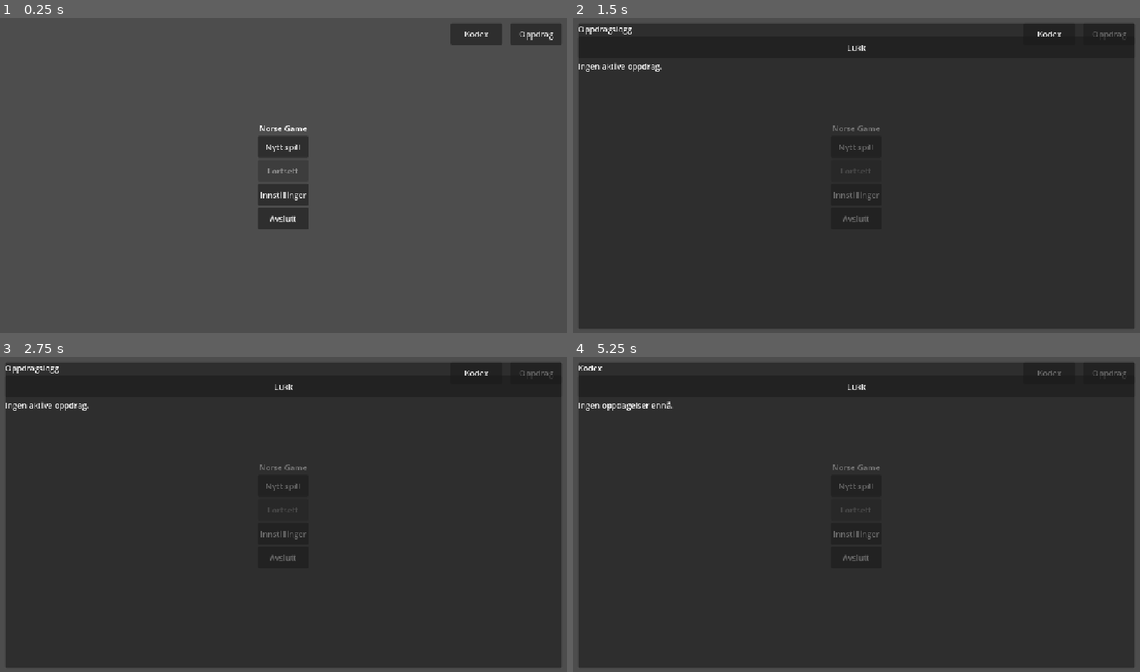
Above: before the commit, frames 1-4 (two rows, left to right).
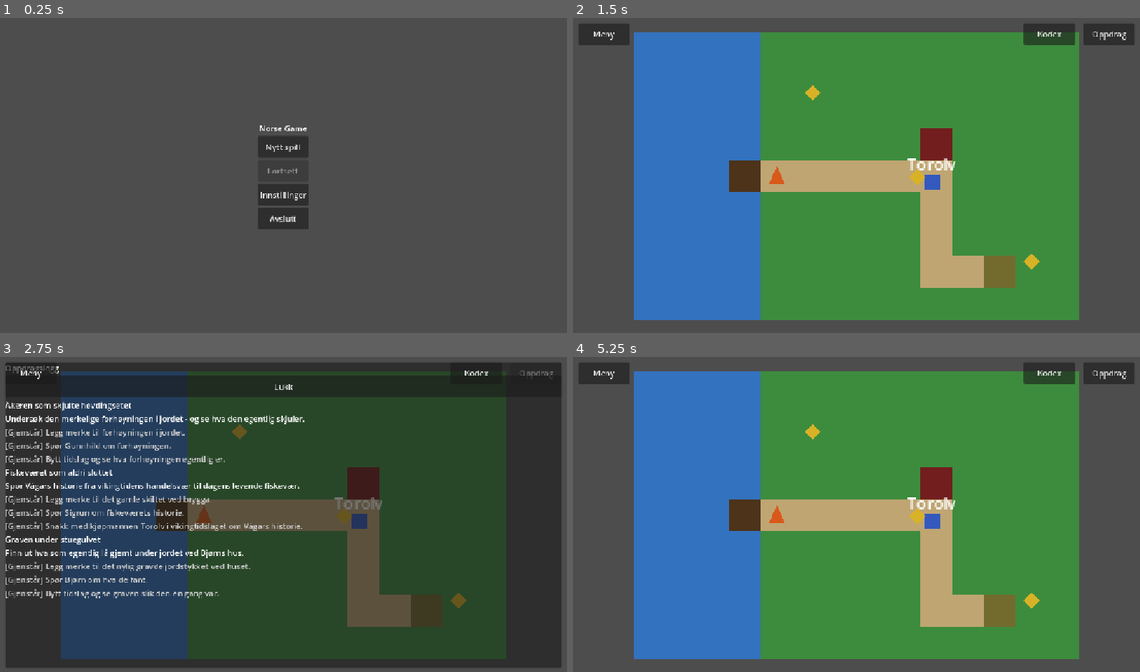
Above: after the commit, the same moments.

Repository: AtlasInMind/norse-game
Game: Godot game, scene res://scenes/main_menu.tscn
The game is run twice, just before and just after one commit, with the same random seed, the same clock (stepped at 60 frames per second) and the same inputs.
Inputs (mouse positions are in pixels of both pictures, inside the frame that each line leads up to):
- Up to frame 1 (0.25 s): no input
- Up to frame 2 (1.5 s): click (1111, 33) at 0.5 s, where only the run before the commit has a clickable "Oppdrag"; click "Nytt spill" at 1.25 s
- Up to frame 3 (2.75 s): click "Oppdrag" at 2 s
- Up to frame 4 (5.25 s): click "Kodex" at 2.75 s; click (601, 372) at 3.5 s, where only the run after the commit has a clickable "Meny"; click (856, 552) at 4.25 s, where only the run after the commit has a clickable "Tilbake til hovedmeny"; click (856, 508) at 5 s, where only the run after the commit has a clickable "Fortsett"

The runs differ from the first frame. In frame 1, 1.2% of the frame differs, in the area x 79-99%, y 1-9%; in frame 2, 94%, in the area x 1-99%, y 1-99%; in frame 3, 66%; in frame 4, 94%.

Commit message:
Skjul Kodex/Oppdrag-knapper på hovedmenyen før spill er startet (issue #21)
Utvider mønsteret fra issue #20 (PauseMenuUI.set_toggle_visible()) til
QuestLogUI og CodexUI: knappene deres, samt K-/L-tastesnarveiene, er nå
inerte mens hovedmenyscenen er aktiv, og vises/fungerer igjen så snart
et spill starter (Nytt spill/Fortsett). main_menu.gd sine tre
set_toggle_visible(true)-kall er samlet i en delt _show_ingame_ui().

Verifisert med faktisk nettleser-eksport: klikk og tastatursnarveier på
Kodex/Oppdrag gjør ingenting på hovedmenyen, begge fungerer normalt i
spillscenen, og hele den eksisterende testsuiten er uendret grønn.

Co-Authored-By: Claude Sonnet 5 <noreply@anthropic.com>
Claude-Session: https://claude.ai/code/session_014qgPGoKn3nZmKBvgbYEBQp

Diff:
--- a/game/scripts/codex_ui.gd
+++ b/game/scripts/codex_ui.gd
@@ -71,7 +71,7 @@
 
 
 func _unhandled_input(event: InputEvent) -> void:
-	if DialogueUI.is_open():
+	if not _toggle_button.visible or DialogueUI.is_open():
 		return
 	if event is InputEventKey and event.pressed and not event.echo and event.keycode == KEY_K:
 		toggle_codex()
@@ -98,6 +98,15 @@
 
 func is_open() -> bool:
 	return _barrier.visible
+
+
+## Brukes av main_menu.gd: "Kodex"-knappen gir ingen mening før et spill
+## faktisk er i gang (jf. issue #21 - samme prinsipp som
+## PauseMenuUI.set_toggle_visible() ble innført for i issue #20).
+func set_toggle_visible(visible_now: bool) -> void:
+	_toggle_button.visible = visible_now
+	if not visible_now:
+		close_codex()
 
 
 func _on_claim_discovered(_claim: HistoricalClaim) -> void:
--- a/game/scripts/main_menu.gd
+++ b/game/scripts/main_menu.gd
@@ -16,9 +16,12 @@
 func _ready() -> void:
 	set_anchors_preset(Control.PRESET_FULL_RECT)
 
-	# "Meny"-knappen (PauseMenuUI) gir ingen mening før et spill er i gang -
-	# se _on_new_game_pressed()/_on_continue_pressed() for der den vises igjen.
+	# "Meny"-, "Kodex"- og "Oppdrag"-knappene gir ingen mening før et spill er
+	# i gang - se _on_new_game_pressed()/_on_continue_pressed() for der de
+	# vises igjen (jf. issue #20/#21).
 	PauseMenuUI.set_toggle_visible(false)
+	CodexUI.set_toggle_visible(false)
+	QuestLogUI.set_toggle_visible(false)
 
 	var menu_center := CenterContainer.new()
 	menu_center.set_anchors_preset(Control.PRESET_FULL_RECT)
@@ -106,13 +109,19 @@
 	QuestManager.reset()
 	CurrentEra.reset()
 	DiscoveryLog.reset()
-	PauseMenuUI.set_toggle_visible(true)
+	_show_ingame_ui()
 	get_tree().change_scene_to_file(LOCATION_SCENE_PATH)
 
 
 func _on_continue_pressed() -> void:
+	_show_ingame_ui()
+	get_tree().change_scene_to_file(LOCATION_SCENE_PATH)
+
+
+func _show_ingame_ui() -> void:
 	PauseMenuUI.set_toggle_visible(true)
-	get_tree().change_scene_to_file(LOCATION_SCENE_PATH)
+	CodexUI.set_toggle_visible(true)
+	QuestLogUI.set_toggle_visible(true)
 
 
 func _on_settings_pressed() -> void:
--- a/game/scripts/quest_log_ui.gd
+++ b/game/scripts/quest_log_ui.gd
@@ -74,7 +74,7 @@
 
 
 func _unhandled_input(event: InputEvent) -> void:
-	if DialogueUI.is_open():
+	if not _toggle_button.visible or DialogueUI.is_open():
 		return
 	if event is InputEventKey and event.pressed and not event.echo and event.keycode == KEY_L:
 		toggle_log()
@@ -101,6 +101,15 @@
 
 func is_open() -> bool:
 	return _barrier.visible
+
+
+## Brukes av main_menu.gd: "Oppdrag"-knappen gir ingen mening før et spill
+## faktisk er i gang (jf. issue #21 - samme prinsipp som
+## PauseMenuUI.set_toggle_visible() ble innført for i issue #20).
+func set_toggle_visible(visible_now: bool) -> void:
+	_toggle_button.visible = visible_now
+	if not visible_now:
+		close_log()
 
 
 func _on_quest_progress_changed(_quest: Quest, _step_index: int = -1) -> void:
